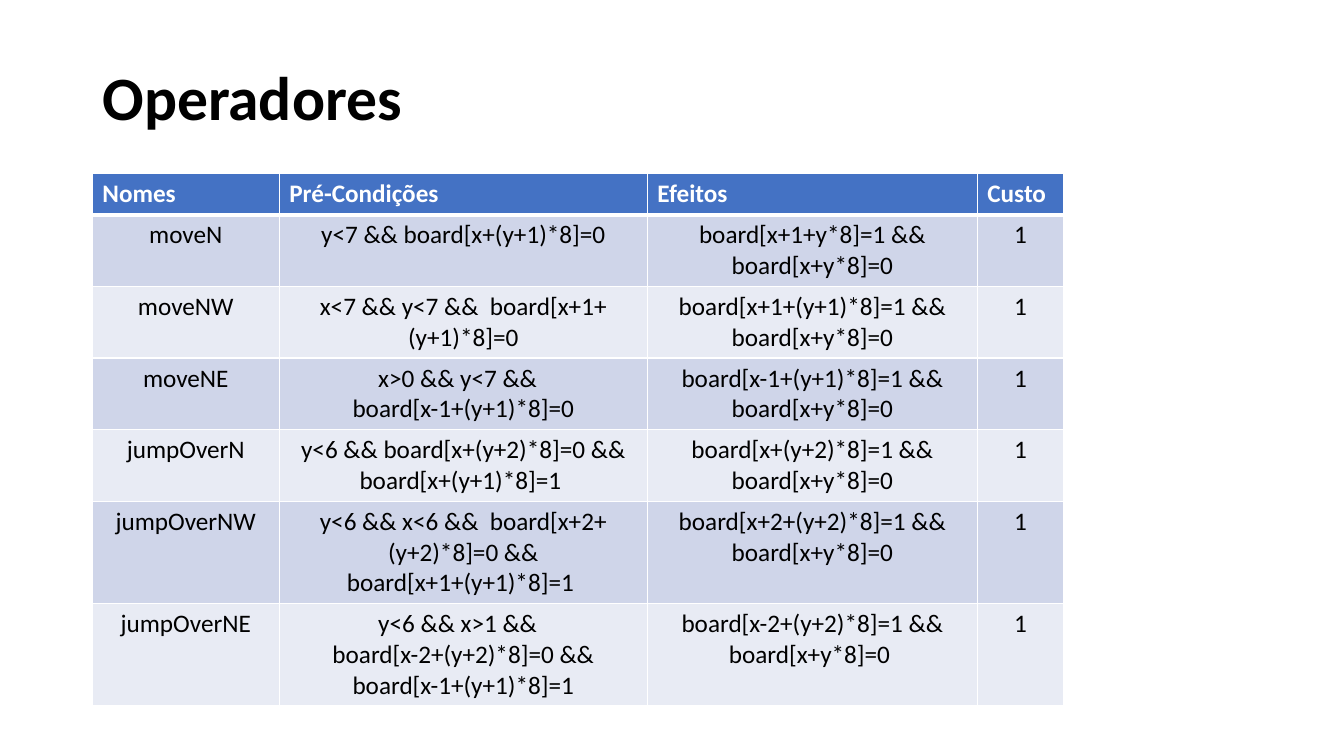
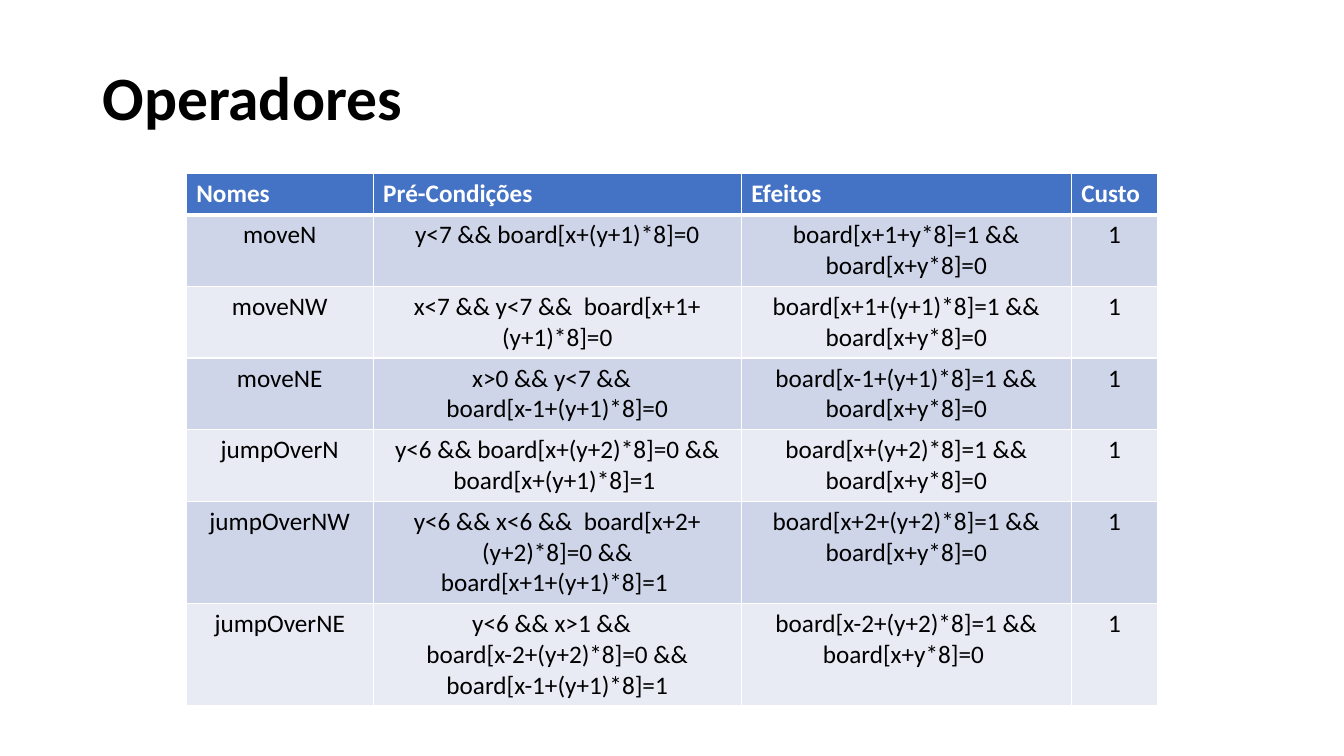
Before and after one commit to SergioDias47/Eximo, a slide deck: slide 5 of docs/IART-Eximo.pptx. Drawn at 1344x756 pixels with LibreOffice and Linux fonts; fonts in the diff are those of the drawing. Boxes give left, top, right and bottom in pixels: in the first picture for what was removed or moved away, otherwise in the second. Text is boxed around its words. In the diff, an @@ line names an element or a change of style, - is before the commit and + after.

```diff
--- a/docs/IART-Eximo.pptx
+++ b/docs/IART-Eximo.pptx
@@ table: place and size @@
-table at [93, 173, 1064, 702]
+table at [187, 173, 1157, 702]
```
Also in this commit, not shown: 2 other slides changed, 5 other files.
